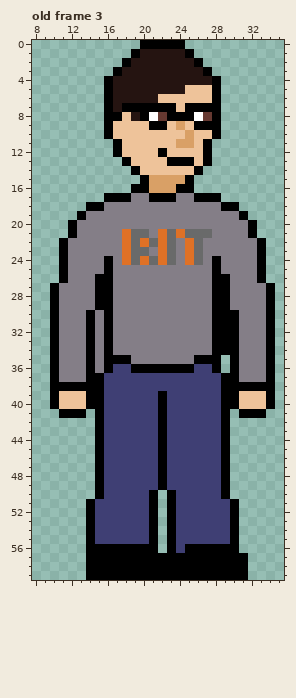
Two versions of one pixel-art file, media/Players/Greg/Greg.aseprite. Above is the file before it was changed.
45x60 pixels, 3 frames. Shown: old frame 3: x 8..35, y 0..59.
After the commit:
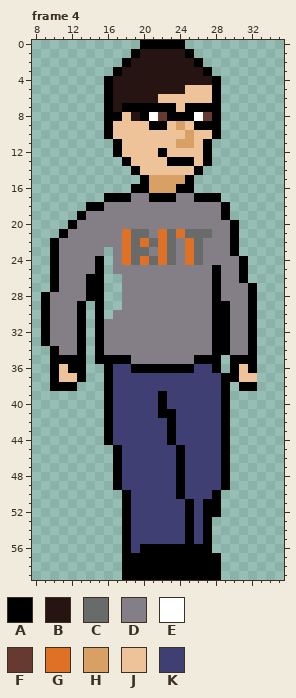
Palette (. is transparent): A #000000  B #251411  C #696a6a  D #847e87  E #ffffff  F #663931  G #df7126  H #d9a066  J #eec39a  K #3f3f74
A new or re-ordered frame is compared with the old frame closest to it.
What changed:
frames 3 -> 4
layer "Layer 2" added
Frame 4 is new; against old frame 3, layer "Layer 1":
There is now colour A in row 21 at x 11; in rows 22 to 26 at x 10; in rows 28 to 33 at x 9; in row 56 at x 22.
The edit turns colour D into colour A in row 19 at x 29; in rows 20 to 23 at x 30; in rows 24 to 25 at x 15 and 31; in row 26 at x 14 and 31; in rows 27 to 28 at x 14 and 32; in row 29 at x 13 and 32.
The edit turns colour D into colour A in rows 30 to 34 at x 13, 15 and 32; in row 35 at x 11 to 13, 15 and 31 to 32; in row 36 at x 12 to 13 and 32; in row 37 at x 13.
The edit turns colour K into colour A in rows 37 to 40 at x 16; in rows 41 to 44 at x 16 and 23; in rows 45 to 49 at x 17 and 24; in row 50 at x 18, 24 and 28; in rows 51 to 52 at x 18, 25 and 27 to 28; in rows 53 to 55 at x 18, 25 and 27.
The edit turns colour K into colour A in row 56 at x 24.
The edit turns colour A into colour D in row 21 at x 12; in rows 22 to 23 at x 11; in row 24 at x 11 and 28; in row 25 at x 11; in row 26 at x 11 and 29; in row 27 at x 29.
The edit turns colour A into colour D in row 28 at x 10 and 29; in row 29 at x 10; in row 30 at x 10 and 30; in rows 31 to 33 at x 10, 16 and 30; in row 34 at x 16 and 30.
The edit turns colour D into colour J in row 36 at x 11 and 31; in row 37 at x 11 to 12 and 31 to 32.
There is now colour K in rows 50 to 55 at x 22.
The edit turns colour A into colour K in rows 42 to 49 at x 22; in rows 50 to 55 at x 21 and 23; in row 56 at x 19.
Colour A is removed in row 18 at x 30; in row 19 at x 31; in rows 20 to 21 at x 32; in rows 22 to 23 at x 33; in rows 24 to 26 at x 16 and 33; in rows 27 to 29 at x 16 and 34.
Colour A is removed in row 30 at x 14, 16 and 34; in rows 31 to 36 at x 14 and 34; in row 37 at x 14 to 15 and 34; in row 38 at x 13 to 15, 30 and 33 to 34; in rows 39 to 40 at x 10, 14 to 15, 30 and 34; in row 41 at x 11 to 13, 15 and 31 to 33.
Colour A is removed in rows 42 to 49 at x 15; in row 50 at x 15 and 29; in rows 51 to 55 at x 14 and 30; in row 56 at x 14 to 17 and 28 to 30; in rows 57 to 59 at x 14 to 17 and 29 to 31.
Colour D is removed in row 19 at x 30; in rows 20 to 21 at x 31; in row 22 at x 31 to 32; in row 23 at x 16 and 31 to 32; in rows 24 to 25 at x 32; in row 26 at x 17 and 32.
Colour D is removed in rows 27 to 28 at x 17 and 33; in row 29 at x 14, 17 and 33; in rows 30 to 35 at x 33; in row 36 at x 15 and 33; in row 37 at x 33.
Colour J is removed in rows 39 to 40 at x 11 to 13 and 31 to 33.
Colour K is removed in rows 45 to 49 at x 16; in row 50 at x 16 to 17; in rows 51 to 52 at x 15 to 17 and 29; in rows 53 to 55 at x 15 to 17 and 28 to 29.
Pixel boxes of the changes (left, top, right, bottom) in both pictures:
changed: (41, 202, 275, 580)
